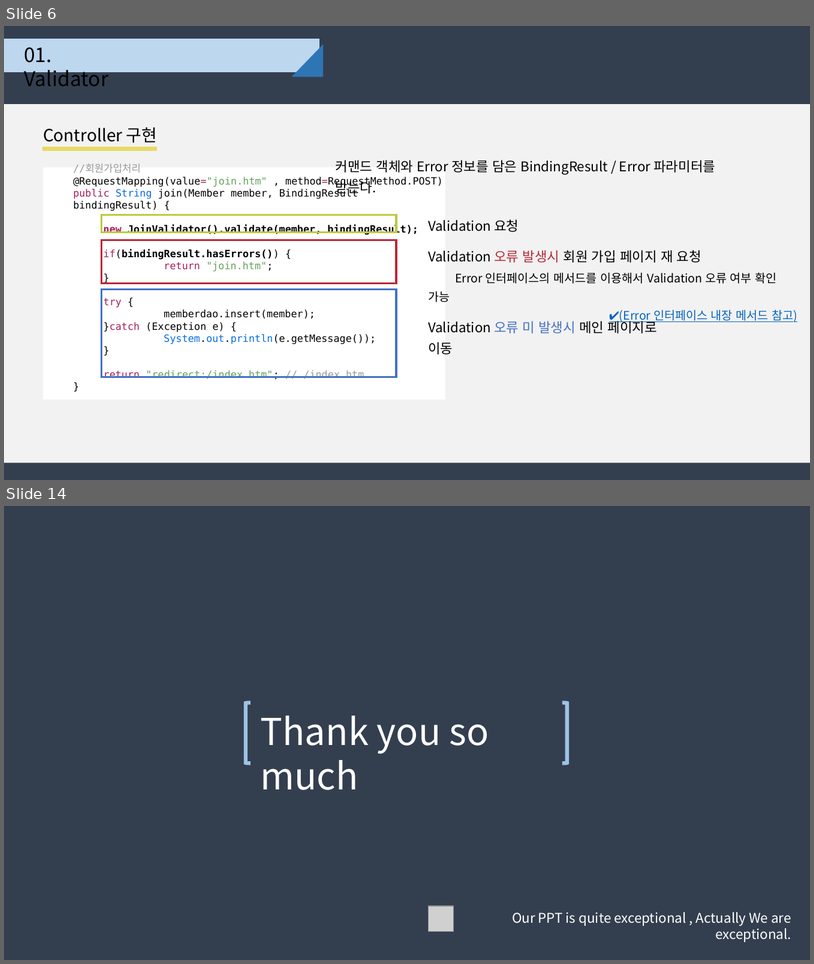
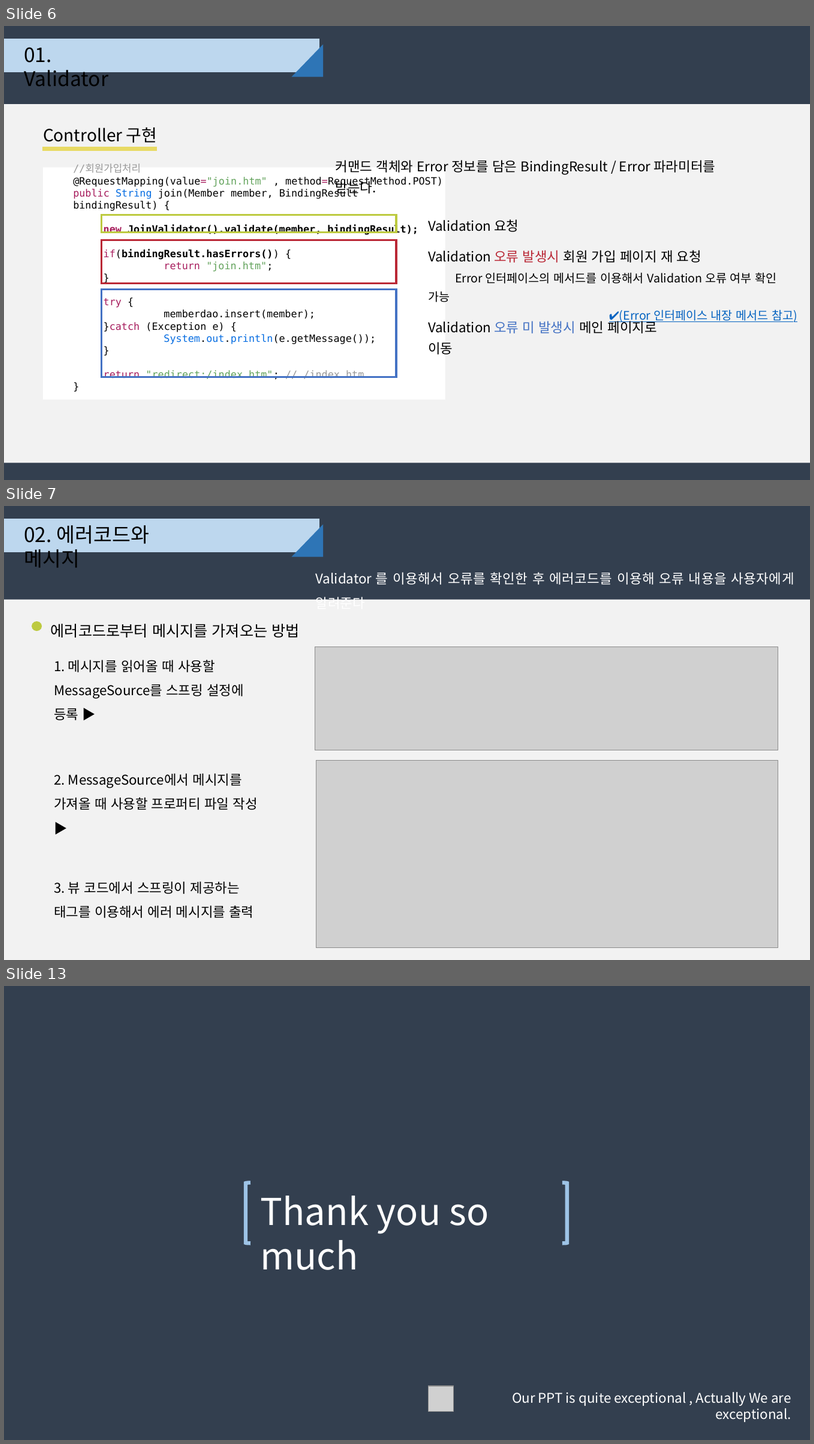
Before and after one commit to djyoon956/Family_C, a slide deck: 01.doc/Spring_Command&Error_4조.pptx. Shown one above the other, each under a label of ours: slides 6 and 14 before the commit, slides 6, 7 and 13 after it; the slides between them are not shown. The pictures are 814x964 and 814x1444 pixels, drawn with LibreOffice and Linux fonts; fonts in the diff are those of the drawing; grey boxes stand for pictures. Boxes give left, top, right and bottom in pixels: in the first picture for what was removed or moved away, otherwise in the second. Text is boxed around its words. In the diff, an @@ line names an element or a change of style, - is before the commit and + after.

```diff
--- a/01.doc/Spring_Command&Error_4조.pptx
+++ b/01.doc/Spring_Command&Error_4조.pptx
@@ slide 7 added at box(4, 506, 810, 960), background #333F50 @@
@@ rectangle added at box(4, 519, 319, 552), fill #BDD7EE, outline #BDD7EE 1 pt @@
@@ text added at box(24, 525, 150, 568), 24 pt, text #000000 @@
+02. 에러코드와 메시지
@@ right triangle added at box(292, 524, 323, 557), fill #2E75B6 @@
@@ text added at box(316, 572, 794, 600), 16 pt, text #FFFFFF @@
+Validator 를 이용해서 오류를 확인한 후 에러코드를 이용해 오류 내용을 사용자에게 알려준다
@@ rectangle added at box(4, 599, 810, 960), fill #F2F2F2 @@
@@ ellipse added at box(32, 622, 41, 631), fill #BDCA40, outline #BDCA40 1 pt @@
@@ text added at box(51, 624, 300, 637), 18 pt, text #000000 @@
+에러코드로부터 메시지를 가져오는 방법
@@ picture added at box(315, 647, 779, 750) @@
@@ text added at box(54, 660, 244, 698), 16 pt, text #000000 @@
+1. 메시지를 읽어올 때 사용할 MessageSource를 스프링 설정에 등록 ▶
@@ text added at box(54, 773, 258, 810), 16 pt, text #000000 @@
+2. MessageSource에서 메시지를 가져올 때 사용할 프로퍼티 파일 작성 ▶
@@ picture added at box(316, 760, 779, 948) @@
@@ text added at box(54, 881, 254, 918), 16 pt, text #000000 @@
+3. 뷰 코드에서 스프링이 제공하는 태그를 이용해서 에러 메시지를 출력
@@ what was slide 14 is now slide 13 @@
```
Also in this commit, not shown: 5 slides changed, 2 other slides added, 4 slides removed.
